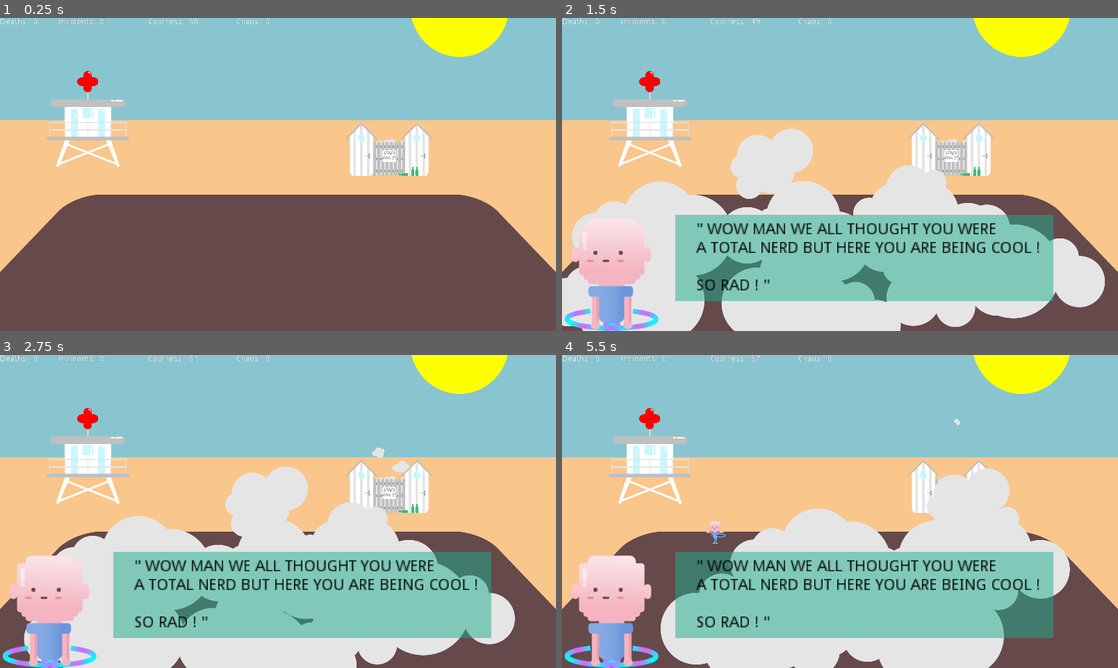
Above: before the commit, frames 1-4 (two rows, left to right).
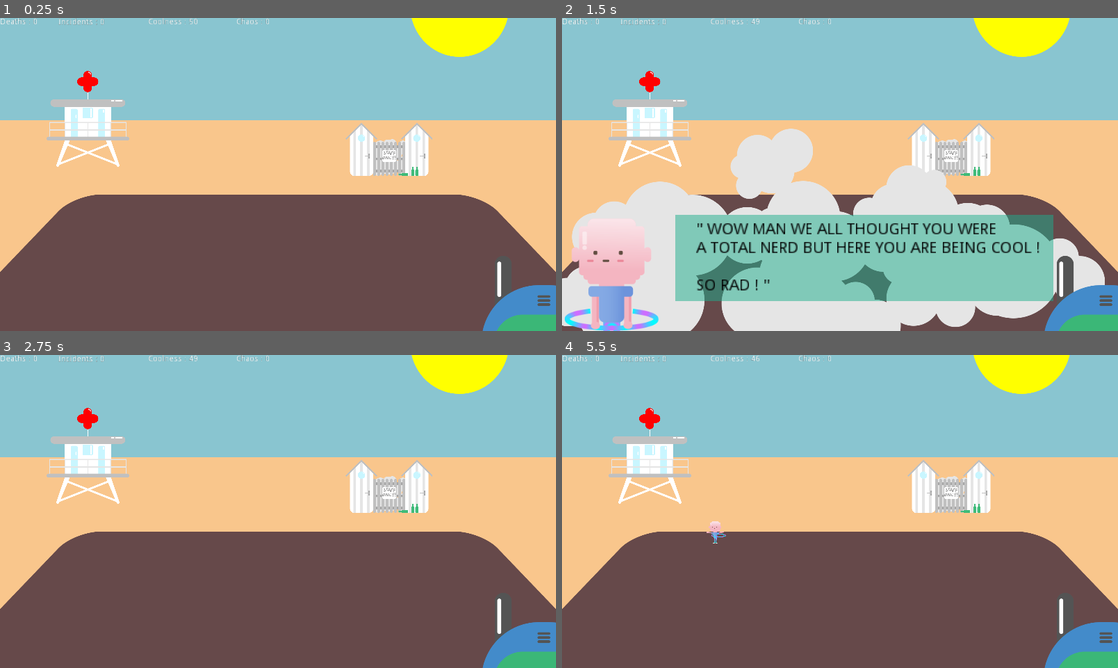
Above: after the commit, the same moments.

Repository: GuaranteedTrainwreck/LD47
Game: Godot game, scene res://Scenes/World/World.tscn
Two runs of this game, one before a commit and one after it. Both use one fixed random seed, a clock stepped at 60 frames per second and the inputs below.
Inputs (mouse positions are in pixels of both pictures, inside the frame that each line leads up to):
- Up to frame 1 (0.25 s): no input
- Up to frame 2 (1.5 s): tap Enter at 0.5 s; move the mouse to (650, 118) at 0.52 s; hold Right mouse button (player_action) 0.53-1.28 s; click (650, 118) at 0.8 s; move the mouse to (951, 146) at 1.27 s; click (951, 146) at 1.35 s
- Up to frame 3 (2.75 s): right-click (389, 483) at 1.55 s; move the mouse to (333, 442) at 2.02 s; hold Right mouse button (player_action) from 2.03 s (still down); click (333, 442) at 2.3 s
- Up to frame 4 (5.5 s): move the mouse to (812, 574) at 2.77 s; release Right mouse button (player_action) at 2.78 s; click (812, 574) at 2.85 s; right-click (812, 574) at 3.05 s; move the mouse to (717, 533) at 3.52 s; hold Right mouse button (player_action) 3.53-4.28 s; click (717, 533) at 3.8 s; move the mouse to (673, 464) at 4.27 s; click (673, 464) at 4.35 s; right-click (673, 464) at 4.55 s; move the mouse to (867, 511) at 5.02 s; hold Right mouse button (player_action) from 5.03 s (still down); click (867, 511) at 5.3 s

The runs differ from the first frame. In frame 1, 1.6% of the frame differs, in the area x 86-100%, y 77-100%; in frame 2, 1.9%; in frame 3, 39%, in the area x 0-100%, y 0-100%; in frame 4, 37%.

Commit message:
added phone mechanics

Diff:
--- /dev/null
+++ b/Scenes/Phone/Phone.gd
@@ -0,0 +1,35 @@
+extends StaticBody2D
+
+
+var smsReceived = false
+var beingOnPhone = false
+var typingDone = false
+onready var pos = self.position
+
+# Called when the node enters the scene tree for the first time.
+func _ready():
+	pass # Replace with function body.
+
+
+# Called every frame. 'delta' is the elapsed time since the previous frame.
+func _physics_process(delta):
+	smsReceived = get_parent().smsReceived
+	beingOnPhone = get_parent().beingOnPhone
+
+func _on_Phone_input_event(_viewport, event, _shape_idx):
+	if event.is_action_pressed("player_select") and smsReceived and !get_parent().beingCool:
+		if get_parent().healing:
+			get_parent().get_node("Infirmary").ClickInfirmary()
+		position = Vector2(960, 590)
+		get_parent().beingOnPhone = true
+		get_parent().smsReceived = false
+	elif event.is_action_pressed("player_action") and beingOnPhone:
+		var step : float = 1.0 / $Response.text.length()
+		$Response.percent_visible += step
+		if $Response.percent_visible >= 1:
+			typingDone = true
+	elif event.is_action_pressed("player_select") and typingDone:
+		$Response.percent_visible = 0
+		position = pos
+		typingDone = false
+		get_parent().beingOnPhone = false
--- /dev/null
+++ b/Scenes/Phone/Phone.tscn
@@ -0,0 +1,41 @@
+[gd_scene load_steps=3 format=2]
+
+[ext_resource path="res://Assets/Phone/vintagephone.png" type="Texture" id=1]
+[ext_resource path="res://Scenes/Phone/Phone.gd" type="Script" id=2]
+
+[node name="Phone" type="StaticBody2D"]
+input_pickable = true
+script = ExtResource( 2 )
+
+[node name="vintagephone" type="Sprite" parent="."]
+position = Vector2( 11.1948, -15.3918 )
+texture = ExtResource( 1 )
+
+[node name="CollisionPolygon2D" type="CollisionPolygon2D" parent="."]
+position = Vector2( 11.1948, -15.3918 )
+polygon = PoolVector2Array( -140, -528.4, -131, -525.4, -131, -524, -122, -517, -122, -514.5, -116, -504.6, -116, -407.1, -81.4, -422, -77.4, -422, -44.2, -429, 26.2, -429, 65, -421.7, 65, -420.4, 108, -403.4, 108, -402, 144, -377, 144, -375.9, 173, -344.8, 173, -342.5, 195, -306.6, 195, -303.6, 204, -281.4, 204, -277.4, 211, -244.2, 211, 282, 209.8, 282, 206.8, 307, 205.5, 307, 194.5, 344, 193.3, 344, 182.3, 367, 181, 367, 159, 398, 157.8, 398, 135.8, 420, 133.7, 420, 106.7, 440, 104.5, 440, 78.5, 453, 75.1, 453, 35.3, 464, -55, 464, -55, 462.7, -83, 457.7, -83, 456.4, -126, 439.4, -126, 438.1, -150, 423.1, -150, 421.9, -178, 396.9, -178, 394.9, -191, 380.8, -191, 378.5, -213, 342.6, -213, 339.6, -222, 317.4, -222, 313.4, -229, 280.2, -229, -246, -227.8, -246, -224.8, -271, -223.5, -271, -212.5, -308, -211.3, -308, -200.3, -331, -199, -331, -183, -353.6, -183, -504.6, -170.1, -524, -167.5, -524, -159, -528.2, -159, -530, -140, -530 )
+
+[node name="Sms" type="Label" parent="."]
+margin_left = -139.501
+margin_top = -267.369
+margin_right = 1.49915
+margin_bottom = -253.369
+rect_scale = Vector2( 2, 2 )
+text = "BLA BLA BLA BLA BLA"
+__meta__ = {
+"_edit_use_anchors_": false
+}
+
+[node name="Response" type="Label" parent="."]
+margin_left = -108.737
+margin_top = -49.2094
+margin_right = 14.2631
+margin_bottom = -18.2094
+rect_scale = Vector2( 1.8, 1.8 )
+text = "BLA RESPONSE BLA
+BLA RESPONSE BLA"
+percent_visible = 0.0
+__meta__ = {
+"_edit_use_anchors_": false
+}
+[connection signal="input_event" from="." to="." method="_on_Phone_input_event"]
--- a/Scenes/Staffcabin/Staffcabin.tscn
+++ b/Scenes/Staffcabin/Staffcabin.tscn
@@ -155,5 +155,6 @@
 
 [node name="AnimationPlayer" type="AnimationPlayer" parent="."]
 anims/selected = SubResource( 2 )
-[connection signal="input_event" from="." to="." method="_on_Staffcabin_input_event"]
+[connection signal="mouse_entered" from="." to="." method="_on_Staffcabin_mouse_entered"]
+[connection signal="mouse_exited" from="." to="." method="_on_Staffcabin_mouse_exited"]
 [connection signal="timeout" from="CabinTimer" to="." method="_on_CabinTimer_timeout"]
--- a/Scenes/World/World.tscn
+++ b/Scenes/World/World.tscn
@@ -11,6 +11,7 @@
 [ext_resource path="res://Assets/BeingCool/cloud5.png" type="Texture" id=9]
 [ext_resource path="res://Assets/BeingCool/cloud7.png" type="Texture" id=10]
 [ext_resource path="res://Assets/Hoopers/hoopersTemp.png" type="Texture" id=11]
+[ext_resource path="res://Scenes/Phone/Phone.tscn" type="PackedScene" id=12]
 [ext_resource path="res://Assets/BeingCool/cloud6.png" type="Texture" id=13]
 [ext_resource path="res://Assets/BeingCool/cloud3.png" type="Texture" id=14]
 
@@ -241,10 +242,10 @@
 
 [node name="talktest" type="Label" parent="talkinghead"]
 modulate = Color( 0, 0, 0, 1 )
-margin_left = 155.959
-margin_top = -122.238
-margin_right = 710.959
-margin_bottom = -57.2378
+margin_left = 156.0
+margin_top = -122.0
+margin_right = 476.0
+margin_bottom = -57.0
 rect_scale = Vector2( 2, 2 )
 text = "\" WOW MAN WE ALL THOUGHT YOU WERE
 A TOTAL NERD BUT HERE YOU ARE BEING COOL !
@@ -253,4 +254,8 @@
 __meta__ = {
 "_edit_use_anchors_": false
 }
+
+[node name="Phone" parent="." instance=ExtResource( 12 )]
+position = Vector2( 1876, 1362 )
+z_index = 100
 [connection signal="timeout" from="GlobalTimer" to="." method="_on_GlobalTimer_timeout"]
--- a/Scripts/Hoopers/HulaHooper.gd
+++ b/Scripts/Hoopers/HulaHooper.gd
@@ -17,7 +17,6 @@
 #booleans
 var incident = false
 var dead = false
-var infirmarySelected = false
 
 # AT START
 func _ready():
@@ -51,19 +50,16 @@
 
 #ON CLICK
 func _on_HulaHooper_input_event(_viewport, event, _shape_idx):
-#	check if infirmary is selected
-	infirmarySelected = get_parent().get_node("Infirmary").selected
 
 #	heal Hooper
-	if event.is_action_pressed("player_action") and incident and infirmarySelected:
+	if event.is_action_pressed("player_action") and incident and get_parent().healing:
 		$LeavingTimer.set_paused(false)
 		$DeathTimer.stop()
 		$IncidentTimer.set_wait_time(rng.randf_range(5, 20))
 		$IncidentTimer.start()
 		incident = false
 		get_parent().incidentsTotal -= 1
-		get_parent().get_node("Infirmary").selected = false
-		get_parent().get_node("Infirmary/Sprite").get_material().set_shader_param("outline_width", 0)
+		get_parent().get_node("Infirmary").ClickInfirmary()
 		$HooperAnim.play("hooping")
 
 #	DeathTimer Signal
--- a/Scripts/Infirmary/Infirmary.gd
+++ b/Scripts/Infirmary/Infirmary.gd
@@ -1,6 +1,6 @@
 extends StaticBody2D
 
-var onDuty = true
+
 var selected = false
 
 func _ready():
@@ -10,6 +10,18 @@
 	pass
 
 func _on_Infirmary_input_event(viewport, event, shape_idx):
-	if event.is_action_pressed("player_select") and get_parent().incidentsTotal > 0 and onDuty:
+	if event.is_action_pressed("player_select") and !get_parent().beingOnPhone:
+		ClickInfirmary()
+
+
+func ClickInfirmary():
+	selected = get_parent().healing
+
+	if get_parent().incidentsTotal > 0 and !selected:
 		selected = true
 		$Sprite.get_material().set_shader_param("outline_width", 3)
+	elif get_parent().incidentsTotal > 0 and selected:
+		selected = false
+		$Sprite.get_material().set_shader_param("outline_width", 0)
+
+	get_parent().healing = selected
--- a/Scripts/Staffcabin/Staffcabin.gd
+++ b/Scripts/Staffcabin/Staffcabin.gd
@@ -1,30 +1,27 @@
 extends StaticBody2D
 
 
-var selected = false
+var targeted = false
 var beingCool = false
 
 func _ready():
 	pass
 
-#func _physics_process(delta):
-#	if selected:
-#		self.rotation_degrees = 180
-#	else:
-#		self.rotation_degrees = 0
+func _physics_process(delta):
+	beingCool = get_parent().beingCool
 
-func _on_Staffcabin_input_event(viewport, event, shape_idx):
-	if event.is_action_pressed("player_select") and !beingCool:
-		selected = true
+	if Input.is_action_just_pressed("player_select") and !beingCool and !get_parent().beingOnPhone and targeted:
 		$CabinTimer.set_wait_time(1)
 		$CabinTimer.start()
 		beingCool = true
+		if get_parent().healing:
+			get_parent().get_node("Infirmary").ClickInfirmary()
+
 		$AnimationPlayer.play("selected")
 		get_parent().get_node("Clouds").visible = true
 		get_parent().get_node("talkinghead").visible = true
 		get_parent().get_node("BeingCool").play("smoke")
-	elif event.is_action_pressed("player_select") and beingCool:
-		selected = false
+	elif Input.is_action_just_pressed("player_select") and beingCool:
 		beingCool = false
 		$CabinTimer.stop()
 		$AnimationPlayer.stop()
@@ -33,5 +30,12 @@
 		get_parent().get_node("talkinghead").visible = false
 		get_parent().get_node("BeingCool").stop()
 
+	get_parent().beingCool = beingCool
+
+func _on_Staffcabin_mouse_entered():
+	targeted = true
+func _on_Staffcabin_mouse_exited():
+	targeted = false
+
 func _on_CabinTimer_timeout():
 	get_parent().coolness += 2
--- a/Scripts/World/World.gd
+++ b/Scripts/World/World.gd
@@ -12,8 +12,10 @@
 export var spawnRate = 3
 
 #booleans
-var onPhone = false
-
+var beingOnPhone = false
+var beingCool = false
+var healing = false
+var smsReceived = true
 #get timer
 onready var timer = get_node("GlobalTimer")
 
@@ -24,13 +26,16 @@
 	timer.start()
 
 #AT RUNTIME
-func _physics_process(delta):
+func _physics_process(_delta):
 	chaos = deathsTotal + incidentsTotal
+
 #	UI changes
 	get_node("Deaths").text = "Deaths : " + str(deathsTotal)
 	get_node("Incidents").text = "Incidents : " + str(incidentsTotal)
 	get_node("Coolness").text = "Coolness : " + str(coolness)
 	get_node("Chaos").text = "Chaos : " + str(chaos)
+
+
 
 #	spawn Hoopers
 	if !spawnRate:
@@ -44,10 +49,3 @@
 
 	if get_node("Staffcabin").beingCool == false:
 		coolness -= coolnessSubFactor
-
-#	boss calls
-	if chaos > 5:
-		onPhone = true
-		$talkinghead.visible = true
-		$talkinghead/talktest.text = "HEY ! VINCE TOLD ME THERE WAS SOME TROUBLE\nAT THE CLUB...\nEVERYTHING OK ?"
-		coolnessSubFactor = 2
Binary file added: Assets/Phone/vintagephone.png
Not shown, added: Assets/Phone/vintagephone.png.import
Not shown: 1 places in Scenes/World/World.tscn that only renumber resources
